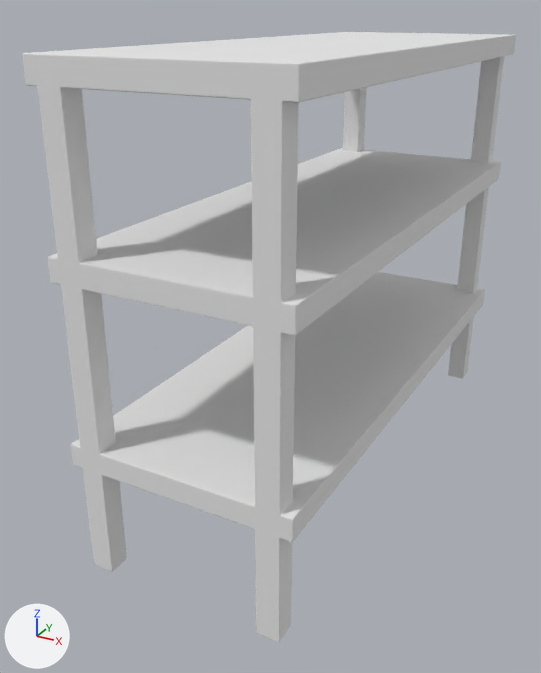
The OBJ model public/Metallregal/metallregal.obj: old version first, new version second.
The view is the same before and after, from a 50 mm camera at (7.37, -7.69, 8.74) aimed at (0.93, 4.02, 2.88). Arrows for +X, +Y and +Z are at lower left; the lights stay in place. Where no turn or scale is listed for an object, it has been applied to the vertices.

Objects in the first picture: 'metallregal'.
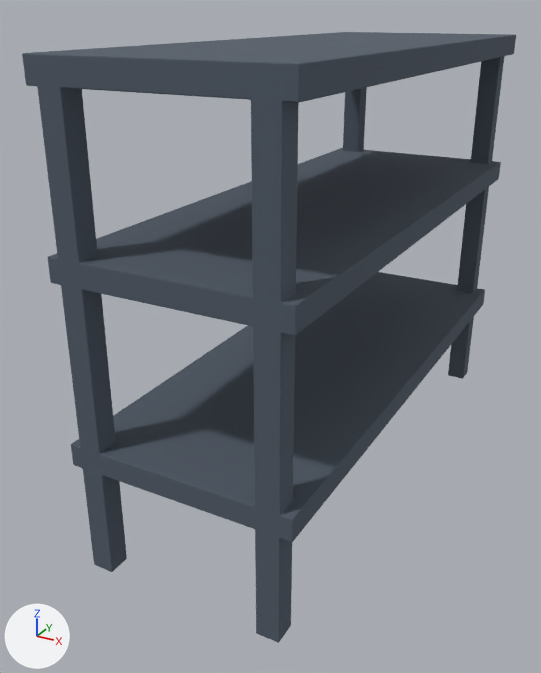
Changed parts and their boxes [x1, y1, x2, y2] in the pictures (541 x 673 px):
'metallregal', recoloured (grey to blue)
    both: [22, 32, 516, 643]

The change, as a list of edits to the scene's bpy script:
```text
Add img_280310_23_05_23_08_02_34_0_color_png:
    img_280310_23_05_23_08_02_34_0_color_png = load_image('280310_23_05_23_08_02_34_0_color.png', '280310_23_05_23_08_02_34_0_color.png', 2048, 2048, 'sRGB')
Add mat_280310_23_05_23_08_02_34_0:
    mat_280310_23_05_23_08_02_34_0 = principled_material('280310_23_05_23_08_02_34_0')
    mat_280310_23_05_23_08_02_34_0.texture = img_280310_23_05_23_08_02_34_0_color_png
    mat_280310_23_05_23_08_02_34_0.roughness = 1.0
Change me_metallregal:
    where me_metallregal.from_pydata(...)  # 5236 vertices, 10492 faces; spans x -0.4..3.6, y -0.2..10.2, z 0.0..8.2
    remove me_metallregal.materials.append(mat_metallregal)  # white #e7e7e7
    add me_metallregal.materials.append(mat_280310_23_05_23_08_02_34_0)  # picture img_280310_23_05_23_08_02_34_0_color_png
```
